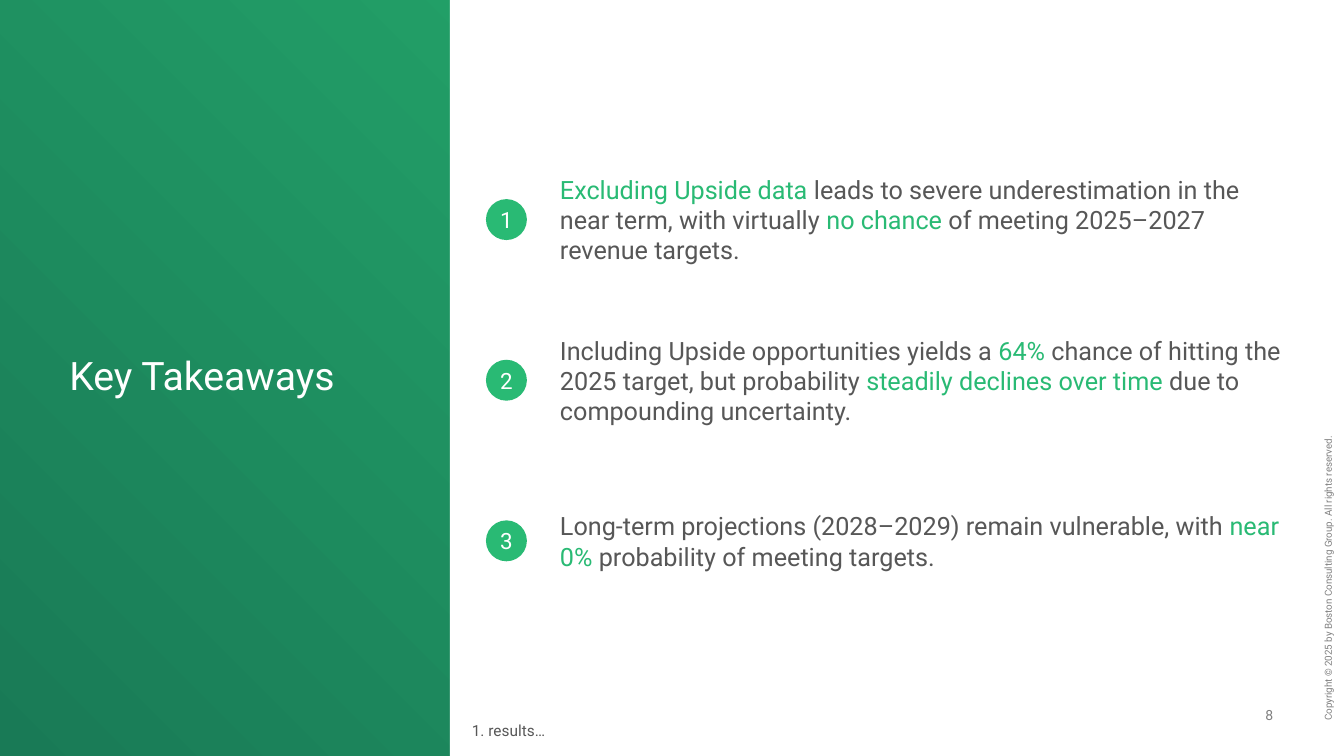
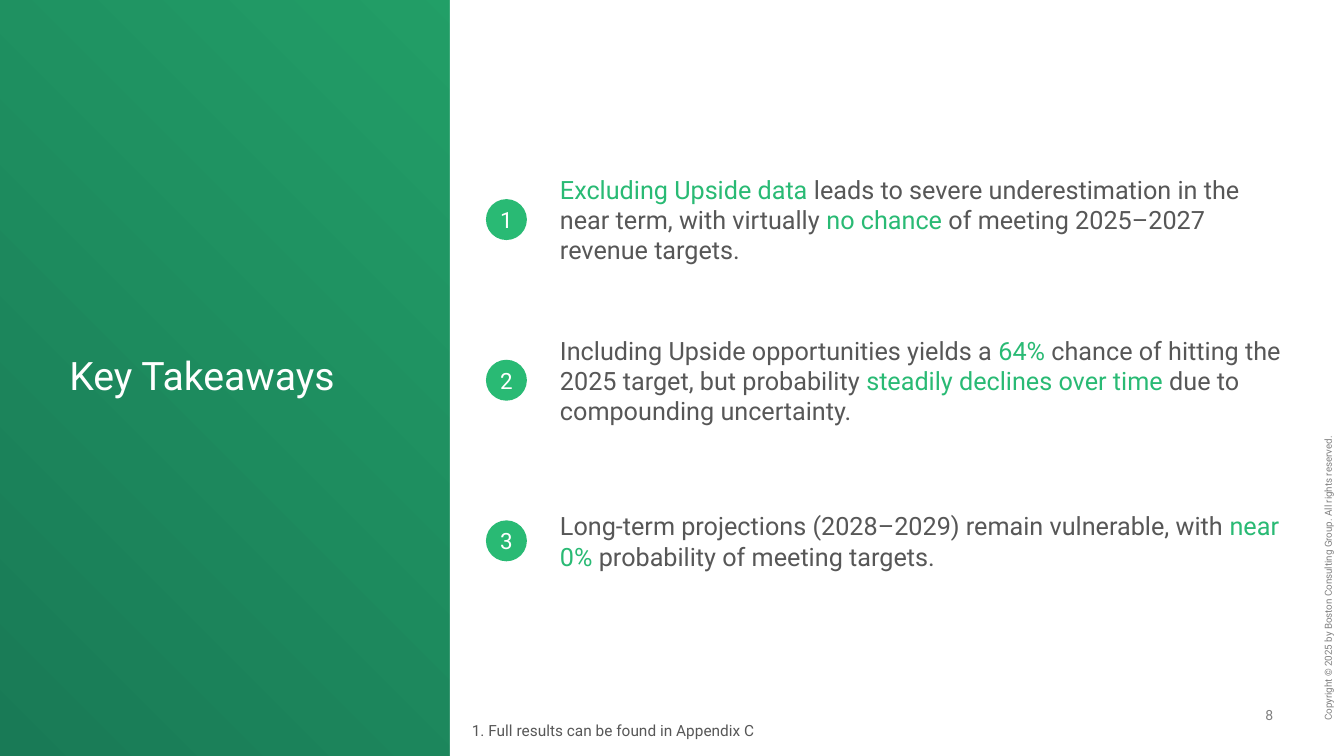
Before and after one commit to MylesThomas/anduril_take_home, a slide deck: slide 9 of data/02_output/20250429_anduril_ppt.pptx. Drawn at 1344x756 pixels with LibreOffice and Linux fonts; fonts in the diff are those of the drawing; background and template pictures are left out. Boxes give left, top, right and bottom in pixels: in the first picture for what was removed or moved away, otherwise in the second. Text is boxed around its words. In the diff, an @@ line names an element or a change of style, - is before the commit and + after.

```diff
--- a/data/02_output/20250429_anduril_ppt.pptx
+++ b/data/02_output/20250429_anduril_ppt.pptx
@@ text at (x1=472, y1=724, x2=754, y2=739): text changed @@
-1. results…
+1. Full results can be found in Appendix C
```
Also in this commit, not shown: 3 other slides changed, 1 slide added, 2 other files.
